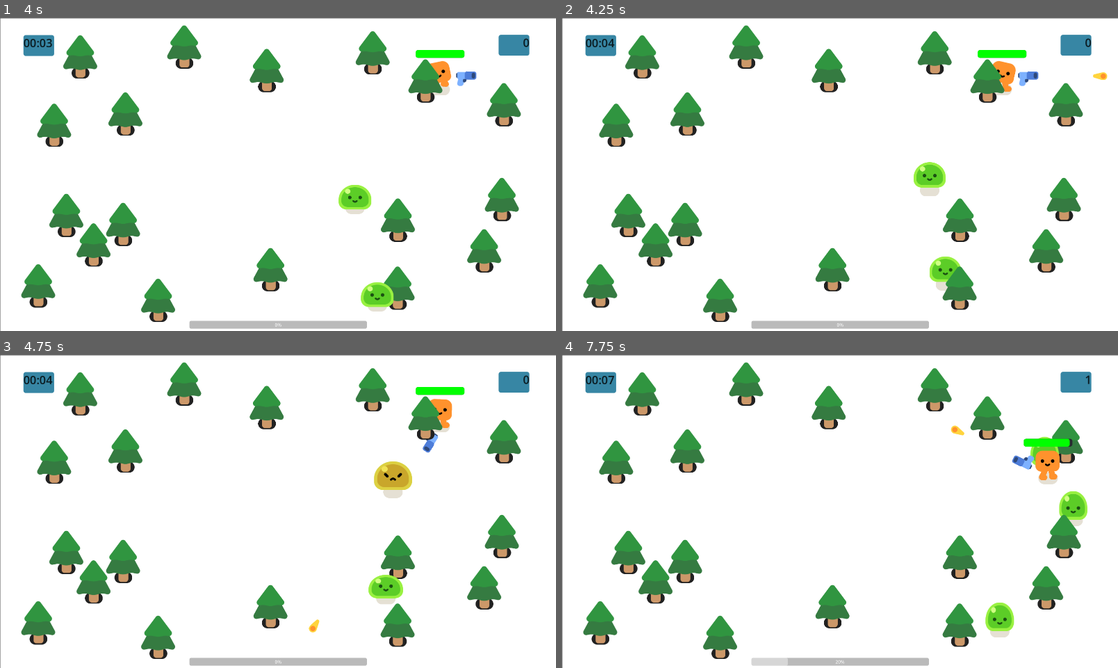
Above: before the commit, frames 1-4 (two rows, left to right).
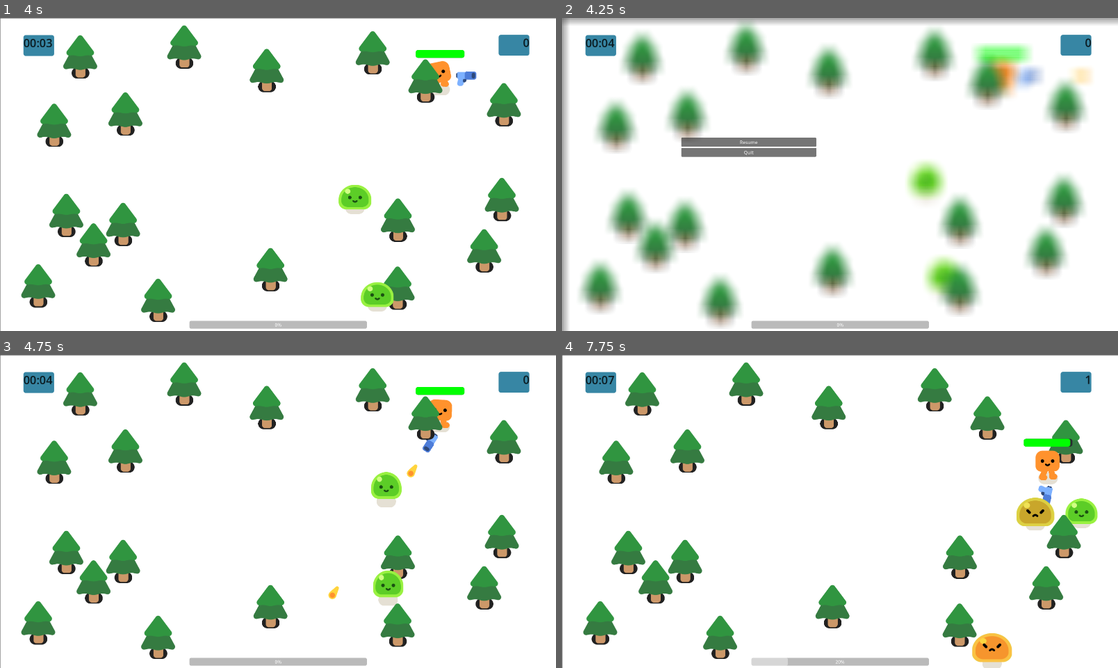
Above: after the commit, the same moments.

Repository: Masone1811/ui-week-6
Game: Godot game, scene res://Survivor Game.tscn
Two runs of this game, one before a commit and one after it. Both use one fixed random seed, a clock stepped at 60 frames per second and the inputs below.
Inputs (mouse positions are in pixels of both pictures, inside the frame that each line leads up to):
- Up to frame 1 (4 s): hold D (move_right) 0.53-1.28 s; hold S (move_down) 1.28-2.03 s; hold D (move_right) 2.03-2.78 s; hold W (move_up) 2.78-3.53 s; hold A (move_left) from 3.53 s (still down)
- Up to frame 2 (4.25 s): keep holding A (move_left); tap Escape (pause, bound only after the commit) at 4.15 s
- Up to frame 3 (4.75 s): release A (move_left) at 4.25 s; click (189, 480) at 4.25 s, where only the run after the commit has a clickable "Resume"
- Up to frame 4 (7.75 s): hold A (move_left) 5.03-5.78 s; hold S (move_down) 5.78-6.53 s; hold D (move_right) 6.53-7.28 s; hold W (move_up) from 7.28 s (still down)

Frame 1 is identical in both runs. In frame 2, 20% of the frame differs, in the area x 0-100%, y 0-100%; in frame 3, 1.3%; in frame 4, 2.5%.

Commit message:
Add pause menu and ignore .godot folder

Diff:
--- a/Survivor Game.tscn
+++ b/Survivor Game.tscn
@@ -3,6 +3,7 @@
 [ext_resource type="PackedScene" uid="uid://baohm58wb38si" path="res://player.tscn" id="1_jkuhc"]
 [ext_resource type="Script" uid="uid://oj7hj4kgw31t" path="res://survivor_game.gd" id="1_ony8i"]
 [ext_resource type="PackedScene" uid="uid://dq3r015sr1uql" path="res://pine_tree.tscn" id="2_ony8i"]
+[ext_resource type="PackedScene" uid="uid://3i77r48q81rw" path="res://pause_menu.tscn" id="4_nyt22"]
 
 [sub_resource type="Curve2D" id="Curve2D_nyt22"]
 _data = {
@@ -31,6 +32,11 @@
 script = ExtResource("1_ony8i")
 metadata/_edit_vertical_guides_ = [960.0]
 metadata/_edit_horizontal_guides_ = [568.0, -200.0]
+
+[node name="PauseMenu" parent="." unique_id=774447475 instance=ExtResource("4_nyt22")]
+visible = false
+offset_left = 5.0
+offset_top = 2.0
 
 [node name="Camera2D" type="Camera2D" parent="." unique_id=576333443]
 offset = Vector2(960, 540)
--- /dev/null
+++ b/pause_menu.gd
@@ -0,0 +1,11 @@
+extends Control
+
+@onready var main = $"../"
+
+func _on_resume_pressed() -> void:
+	main.PauseMenu()
+
+
+
+func _on_quit_pressed() -> void:
+	get_tree().quit()
--- /dev/null
+++ b/pause_menu.gdshader
@@ -0,0 +1,38 @@
+shader_type canvas_item;
+
+uniform sampler2D screen_texture : hint_screen_texture, filter_linear;
+uniform float amount : hint_range(0.0, 10.0) = 1.0;
+
+void fragment() {
+	vec4 sum = vec4(0.0);
+	float total = 0.0;
+	for (int x = -4; x <= 4; x++) {
+		for (int y = -4; y <= 4; y++) {
+			vec2 offset = vec2(float(x), float(y)) * SCREEN_PIXEL_SIZE * amount;
+			sum += texture(screen_texture, SCREEN_UV + offset);
+			total += 1.0;
+		}
+	}
+	COLOR = sum / total;
+}
+
+//shader_type canvas_item;
+//
+//uniform sampler2D screen_texture : hint_screen_texture, filter_linear_mipmap;
+//uniform float amount : hint_range(0.0, 5.0) = 2;
+//
+//void vertex() {
+	//// Called for every vertex the material is visible on.
+//}
+//
+//void fragment() {
+	////vec4 color = textureLod(screen_texture, SCREEN_UV, amount);
+	////COLOR = color;
+	//vec4 color = textureLod(screen_texture, SCREEN_UV, amount);
+	//COLOR = vec4(color.rgb * 0.7, 1.0);
+//}
+//
+////void light() {
+////	// Called for every pixel for every light affecting the CanvasItem.
+////	// Uncomment to replace the default light processing function with this one.
+////}
--- /dev/null
+++ b/pause_menu.tscn
@@ -0,0 +1,56 @@
+[gd_scene format=3 uid="uid://3i77r48q81rw"]
+
+[ext_resource type="Script" uid="uid://dkqr7dggrsl4b" path="res://pause_menu.gd" id="1_hdmo1"]
+[ext_resource type="Shader" uid="uid://cq1t3cm5wb3uk" path="res://pause_menu.gdshader" id="2_nwcfo"]
+
+[sub_resource type="ShaderMaterial" id="ShaderMaterial_d0prb"]
+shader = ExtResource("2_nwcfo")
+shader_parameter/amount = 5.0
+
+[node name="PauseMenu" type="Control" unique_id=774447475]
+top_level = true
+light_mask = 7
+visibility_layer = 7
+layout_mode = 3
+anchors_preset = 15
+anchor_right = 1.0
+anchor_bottom = 1.0
+offset_left = -48.0
+offset_top = -45.0
+offset_right = 62.0
+offset_bottom = 48.0
+grow_horizontal = 2
+grow_vertical = 2
+script = ExtResource("1_hdmo1")
+
+[node name="ColorRect" type="ColorRect" parent="." unique_id=1927505320]
+light_mask = 7
+visibility_layer = 7
+material = SubResource("ShaderMaterial_d0prb")
+layout_mode = 1
+anchors_preset = 15
+anchor_right = 1.0
+anchor_bottom = 1.0
+grow_horizontal = 2
+grow_vertical = 2
+
+[node name="MarginContainer" type="MarginContainer" parent="." unique_id=112564372]
+layout_mode = 0
+offset_left = 445.0
+offset_top = 432.0
+offset_right = 911.0
+offset_bottom = 672.0
+
+[node name="VBoxContainer" type="VBoxContainer" parent="MarginContainer" unique_id=1790068216]
+layout_mode = 2
+
+[node name="Resume" type="Button" parent="MarginContainer/VBoxContainer" unique_id=1970165926]
+layout_mode = 2
+text = "Resume"
+
+[node name="Quit" type="Button" parent="MarginContainer/VBoxContainer" unique_id=172470195]
+layout_mode = 2
+text = "Quit"
+
+[connection signal="pressed" from="MarginContainer/VBoxContainer/Resume" to="." method="_on_resume_pressed"]
+[connection signal="pressed" from="MarginContainer/VBoxContainer/Quit" to="." method="_on_quit_pressed"]
--- a/project.godot
+++ b/project.godot
@@ -1,3 +1,11 @@
+; Engine configuration file.
+; It's best edited using the editor UI and not directly,
+; since the parameters that go here are not all obvious.
+;
+; Format:
+;   [section] ; section goes between []
+;   param=value ; assign values to parameters
+
 config_version=5
 
 [Asset_Placer]
@@ -111,6 +119,11 @@
 "events": [Object(InputEventKey,"resource_local_to_scene":false,"resource_name":"","device":-1,"window_id":0,"alt_press …(192 unchanged characters)…
 ]
 }
+pause={
+"deadzone": 0.2,
+"events": [Object(InputEventKey,"resource_local_to_scene":false,"resource_name":"","device":-1,"window_id":0,"alt_pressed":false,"shift_pressed":false,"ctrl_pressed":false,"meta_pressed":false,"pressed":false,"keycode":0,"physical_keycode":4194305,"key_label":0,"unicode":0,"location":0,"echo":false,"script":null)
+]
+}
 
 [layer_names]
 
--- a/survivor_game.gd
+++ b/survivor_game.gd
@@ -1,5 +1,8 @@
 extends Node2D
 
+#refrence pause_menu scrpit and create var paused
+@onready var pause_menu = $PauseMenu
+var paused = false
 
 var survival_time = 0.0
 
@@ -51,6 +54,10 @@
 	%BackgroundColor.color = background_colors[color_index]
 
 func _process(delta):
+	#adding escape button for pause menu
+	if Input.is_action_just_pressed("pause"):
+		PauseMenu()
+
 	survival_time += delta
 	cycle_time += delta
 
@@ -182,3 +189,14 @@
 
 	%GameOver.visible = true
 	get_tree().paused = true
+
+#pause function
+func PauseMenu():
+	if paused:
+		pause_menu.hide()
+		Engine.time_scale = 1
+	else:
+		pause_menu.show()
+		Engine.time_scale = 0
+
+	paused = !paused
Not shown, added: addons/sound-effects/Laser Shot.wav.import
Not shown, added: addons/sound-effects/Level Up.mp3.import
Not shown, added: addons/sound-effects/damage_taken.mp3.import
Not shown, added: addons/sound-effects/mob_death_sound.wav.import
Not shown, added: pause_menu.gd.uid
Not shown, added: pause_menu.gdshader.uid
Not shown, added: .gitignore
